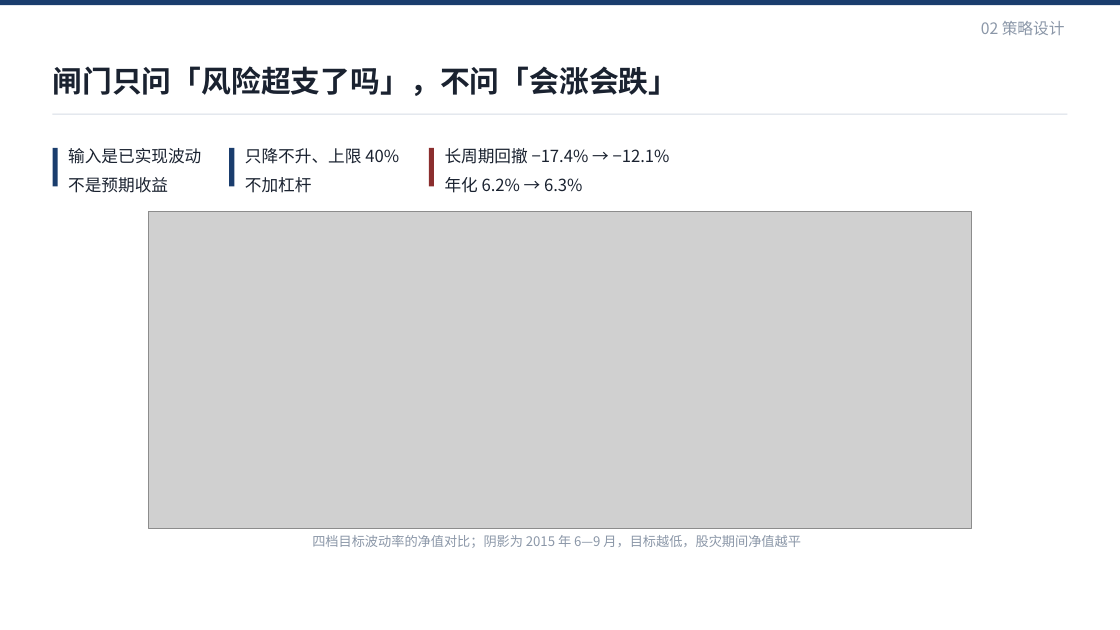
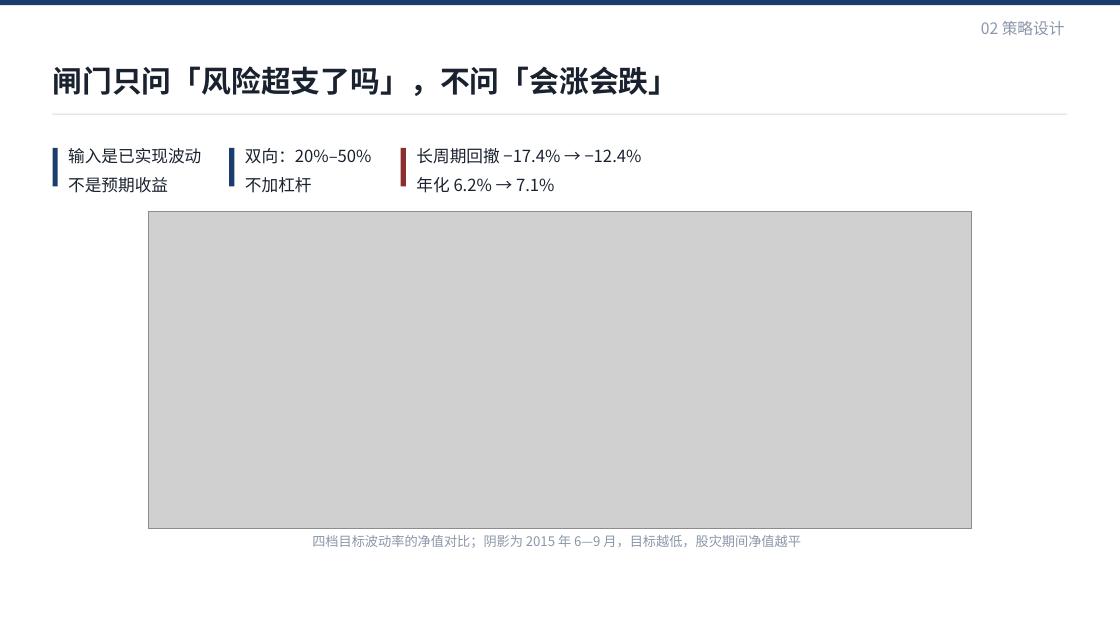
Before and after one commit to youool/dividend-bond-allocation, a slide deck: slide 12 of report/红利低波与国债配置策略_课程汇报/红利低波与国债配置策略_课程汇报.pptx. Drawn at 1120x630 pixels with LibreOffice and Linux fonts; fonts in the diff are those of the drawing; grey boxes stand for pictures. Boxes give left, top, right and bottom in pixels: in the first picture for what was removed or moved away, otherwise in the second. Text is boxed around its words. In the diff, an @@ line names an element or a change of style, - is before the commit and + after.

Commit message:
v5：闸门改为双向（上限 50%），全部结果与材料同步重跑
策略变更：allocation.py 的闸门由「只降不升、上限 40%」改为「双向、区间 20%-50%」。
- 长周期：6.28%/-12.06%/0.521 → 7.15%/-12.36%/0.578
- 可交易：7.20%/-6.33%/1.138 → 8.41%/-6.54%/1.286
- 闸门安慰剂：可交易由第 92 分位升至第 99 分位，长周期第 100 分位
- 换手 6.3pct/月，年手续费约 0.37%（八年），成本提到千 1 优势仍在
- 上限 0.45-0.50 为平台（长 0.560-0.583、交 1.217-1.280），非孤立尖峰

同步：六组实验中的波动率组、五项审计、久期支线、纳指、滚动三年、再平衡、
README、技术报告 v5（33 页/16 表/8 图）、汇报 PPT 七页与讲稿。
新增 experiment_switch.py（牛市换宽基，否）与 experiment_dynamic*.py（双向闸门检验）。

```diff
--- a/report/红利低波与国债配置策略_课程汇报/红利低波与国债配置策略_课程汇报.pptx
+++ b/report/红利低波与国债配置策略_课程汇报/红利低波与国债配置策略_课程汇报.pptx
@@ text at [245,148,372,164]: text changed @@
-只降不升、上限 40%
+双向：20%–50%
@@ rectangle: place and size @@
-rectangle at [429,148,434,187]
+rectangle at [401,148,406,187]
@@ text at [416,148,642,193]: text changed @@
-长周期回撤 −17.4% → −12.1%
-年化 6.2% → 6.3%
+长周期回撤 −17.4% → −12.4%
+年化 6.2% → 7.1%
```
Also in this commit, not shown: 6 other slides changed, 44 other files.
